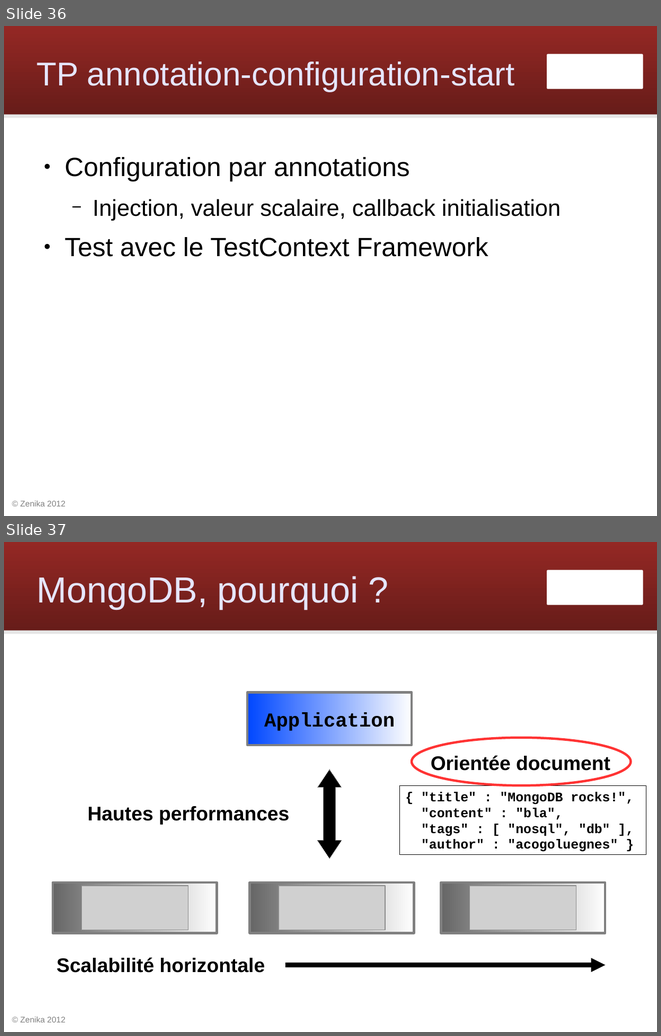
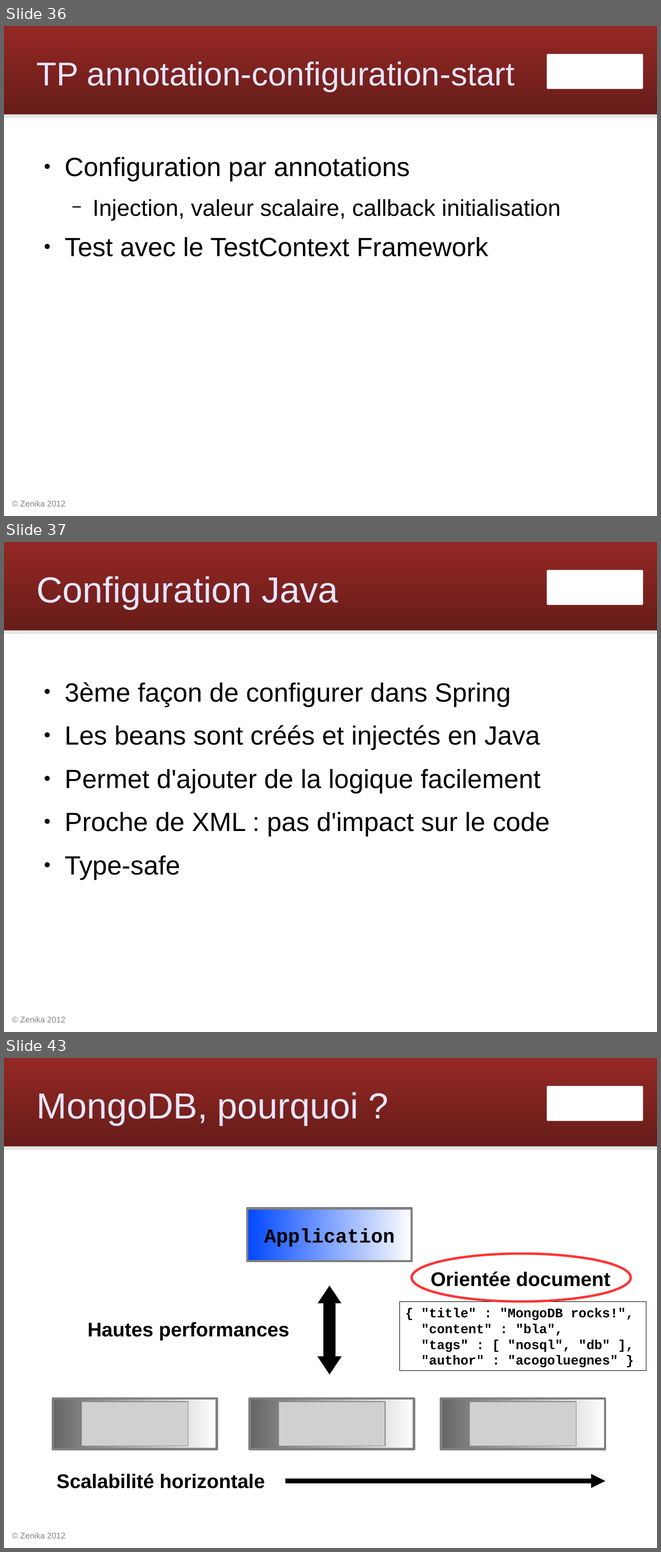
Before and after one commit to Zenika/workshop-spring-core, a slide deck: spring-workshop.odp. Shown one above the other, each under a label of ours: slides 36 and 37 before the commit, slides 36, 37 and 43 after it; the slides between them are not shown. The pictures are 661x1036 and 661x1552 pixels, drawn with LibreOffice and Linux fonts; fonts in the diff are those of the drawing; grey boxes stand for pictures; background and template pictures are left out. Boxes give left, top, right and bottom in pixels: in the first picture for what was removed or moved away, otherwise in the second. Text is boxed around its words. In the diff, an @@ line names an element or a change of style, - is before the commit and + after.

Commit message:
slides configuration Java

```diff
--- a/spring-workshop.odp
+++ b/spring-workshop.odp
@@ slide 37 added at (4,542,657,1032), background #FFFFFF; not listed: 4 template elements that a slide beside it also shows @@
@@ title added at (37,576,338,609), 44 pt, text #E6E6FF @@
+Configuration Java
@@ text added at (64,682,550,880), 32 pt, text #000000 @@
+● 3ème façon de configurer dans Spring
+● Les beans sont créés et injectés en Java
+● Permet d'ajouter de la logique facilement
+● Proche de XML : pas d'impact sur le code
+● Type-safe
@@ what was slide 37 is now slide 43 @@
```
Also in this commit, not shown: 1 slide changed, 5 other slides added.
